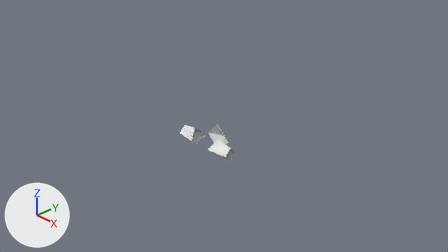
An edit to the Blender file models/tie.blend, drawn before and after from the same camera.
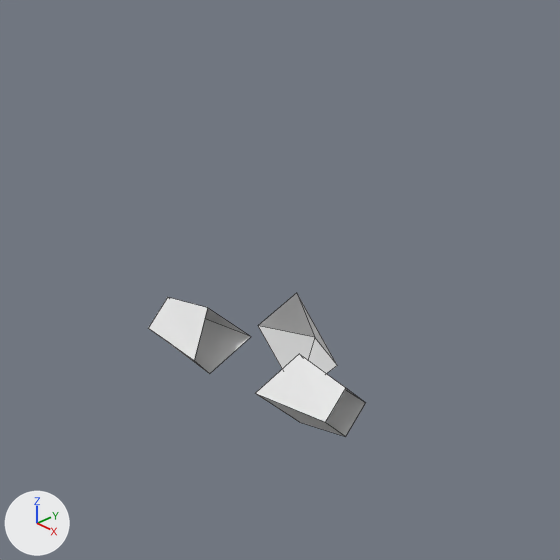
Each version is shown from the file's camera 'Camera', then close up on the part from 32% to 64% of the width and 19% to 77% of the height. Every picture has the same lights, and +X, +Y and +Z are marked at lower left. The close-ups show mesh edges as thin lines.

The first close-up shows 'tie'.
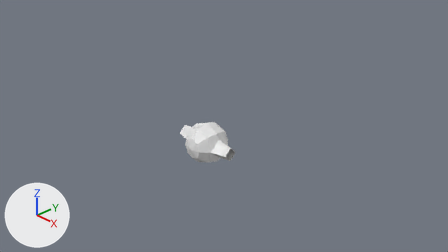
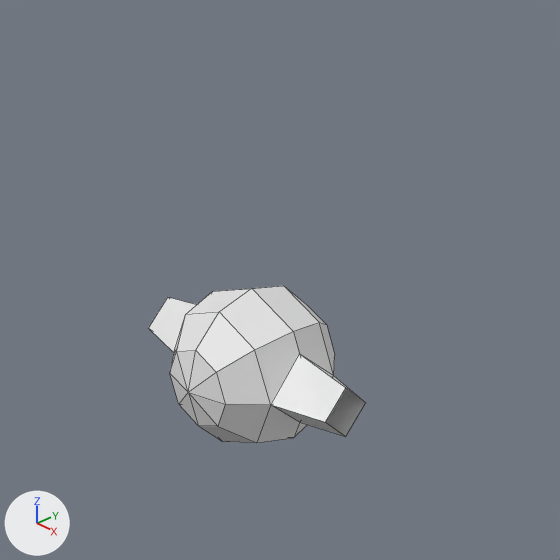
Pixel boxes (x1, y1, x2, y2) of what changed, in the close-ups (560 x 560 px):
'tie', reshaped
    before: (149, 293, 365, 437)
    after: (149, 286, 365, 443)

The edits, one by one:
me_sphere is used by ob_tie; location (0.0, 0.0, 0.0); scale (0.5, 0.5, 0.5).
me_sphere had 33 vertices, 12 faces, 12 loose edges and spanned x -1.58..1.58, y -2.0..2.0, z -2.25..2.25.
me_sphere now has 65 vertices, 49 faces, 12 loose edges and spans x -1.58..1.58, y -2.0..2.0, z -2.25..2.25.
Part 1, on me_sphere:
9 vertices are removed from x -0.71..0.71, y -0.45..1.0, z -0.71..0.71.
12 faces are deleted.
41 vertices are added at x -1.0..1.0, y -1.0..0.87, z -1.0..1.0.
49 new faces join them.
